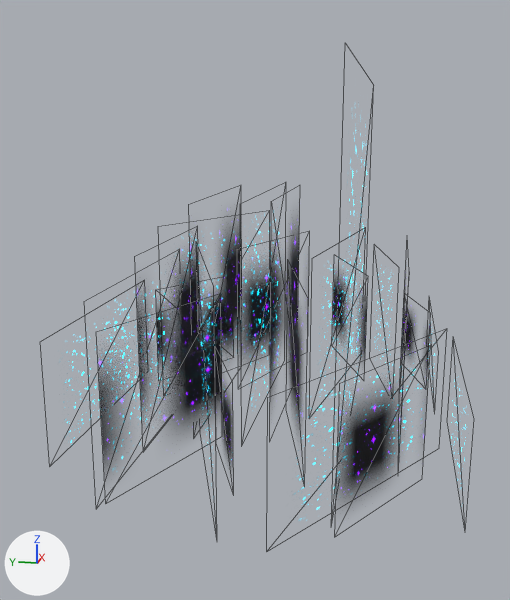
The glTF model assets/models/effectOpen.glb as it was, and as the next commit left it.
Both versions are drawn from a 50 mm lens placed at (-0.906, -0.153, 0.464), pointed at (-0.003, 0.028, 0.238). Every picture has the same lights, and +X, +Y and +Z are marked at lower left. Mesh edges are drawn as thin lines.
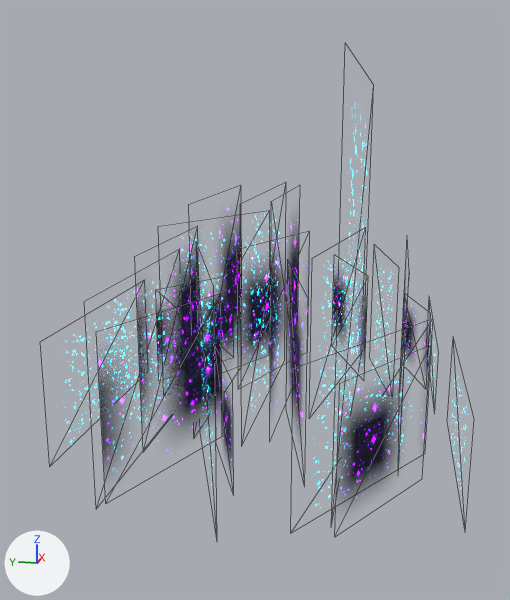
Commit message: handle on/off effect

Pixel boxes (x1, y1, x2, y2) of what changed, in the pictures (510 x 600 px; the box of a moved part takes in the faces that stretch with it):
'Cube.037', surface changed: (98, 227, 430, 497) in both
'Cube.038', reshaped: before (67, 172, 466, 502); after (67, 172, 466, 488)
part 1 of me_cube_036, moved or reshaped: before (299, 369, 419, 502); after (315, 359, 411, 488)

What changed in the scene script:
```text
Change mat_material_015:
    where n0 = _N.new('ShaderNodeBsdfPrincipled'); n0.name = 'Principled BSDF'
    n0.inputs[28].default_value: 4.98 -> 49.8  # 'Emission Strength'
Change me_cube_036:
    where me_cube_036.from_pydata(...)  # 44 vertices, 22 faces; spans x -0.307..0.342, y -0.229..0.211, z 0.062..0.529
    used by ob_cube_038; location = (0.0, 0.0, 0.0)
    me_cube_036 part 1
    me_cube_036.vertices[12].co: (-0.304, -0.044, 0.062) -> (-0.275, -0.063, 0.066)
    me_cube_036.vertices[13].co: (-0.304, -0.044, 0.222) -> (-0.275, -0.063, 0.241)
    me_cube_036.vertices[14].co: (-0.035, -0.221, 0.062) -> (-0.064, -0.202, 0.066)
    me_cube_036.vertices[15].co: (-0.035, -0.221, 0.222) -> (-0.064, -0.202, 0.241)
```
